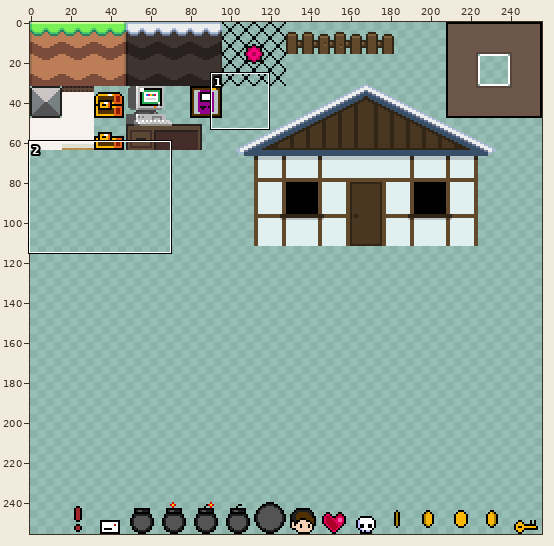
A sprite sheet gets an edit: assets/graphics/tilemap.png. The picture above shows the old version from afar; the outline marks the close-up.
Close-up. Before:
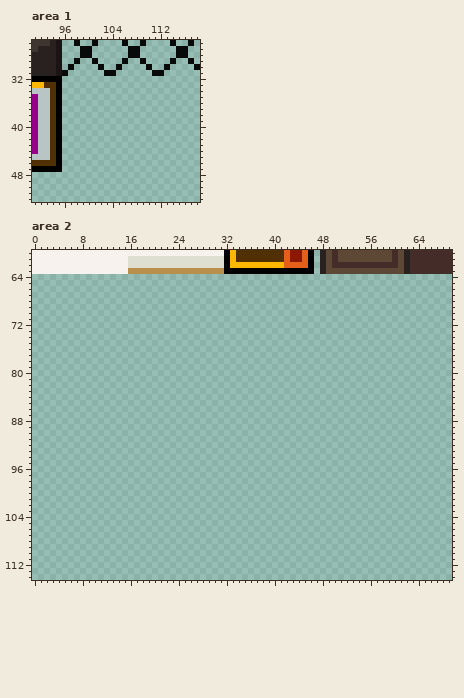
The file is 256x256 pixels. Colours within 5 levels of each other are drawn and written as one. Shown: area 1: x 91..118, y 26..52; area 2: x 0..69, y 60..114. The commit also changed other parts of the picture, which this record leaves out.
The result:
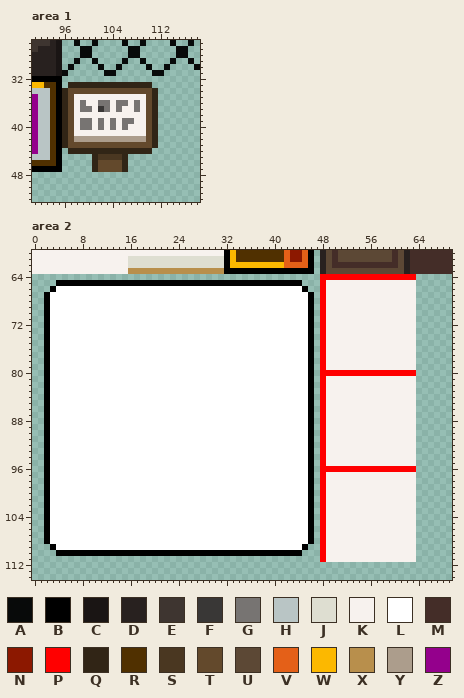
Palette (. is transparent): A #000000f1  B #000000  C #1a1514  D #28211f  E #3e3530  F #393736  G #777472  H #b9c5c5  J #deded1  K #f7f2ee  L #ffffff  M #442d28  N #8c1800  P #ff0000  Q #312516  R #503000  S #4a3721  T #63492c  U #5c4835  V #e46018  W #fcb800  X #b88f4c  Y #ac9d8c  Z #94008c
The edit:
Area 1:
The author put colour F in row 37 at x 102.
The author put colour G in row 36 at x 99, 102 to 103, 105 to 106 and 108; in row 37 at x 99 to 100, 103, 105 and 108; in row 39 at x 99 to 100, 102, 104 and 106 to 107; in row 40 at x 99 to 100, 102, 104 and 106.
The author put colour K in row 35 at x 98 to 109; in row 36 at x 98, 100 to 101, 104, 107 and 109; in row 37 at x 98, 101, 104, 106 to 107 and 109; in row 38 at x 98 to 109; in row 39 at x 98, 101, 103, 105 and 108 to 109; in row 40 at x 98, 101, 103, 105 and 107 to 109.
The author put colour K in row 41 at x 98 to 109.
The author put colour Q in row 33 at x 97 to 110; in rows 34 to 43 at x 96 and 111; in row 44 at x 97 to 110; in rows 45 to 47 at x 101 and 106.
The author put colour S in row 45 at x 102 to 105.
The author put colour T in row 34 at x 97 to 110; in rows 35 to 42 at x 97 and 110; in row 43 at x 97 to 110; in rows 46 to 47 at x 102 to 105.
The author put colour Y in row 42 at x 98 to 109.
Area 2:
The author put colour B in row 65 at x 4 to 44; in row 66 at x 3 and 45; in rows 67 to 108 at x 2 and 46; in row 109 at x 3 and 45; in row 110 at x 4 to 44.
The author put colour K in rows 65 to 79 at x 49 to 63; in rows 81 to 95 at x 49 to 63; in rows 97 to 111 at x 49 to 63.
The author put colour L in row 66 at x 4 to 44; in rows 67 to 108 at x 3 to 45; in row 109 at x 4 to 44.
The author put colour P in row 64 at x 48 to 63; in rows 65 to 79 at x 48; in row 80 at x 48 to 63; in rows 81 to 95 at x 48; in row 96 at x 48 to 63; in rows 97 to 111 at x 48.
